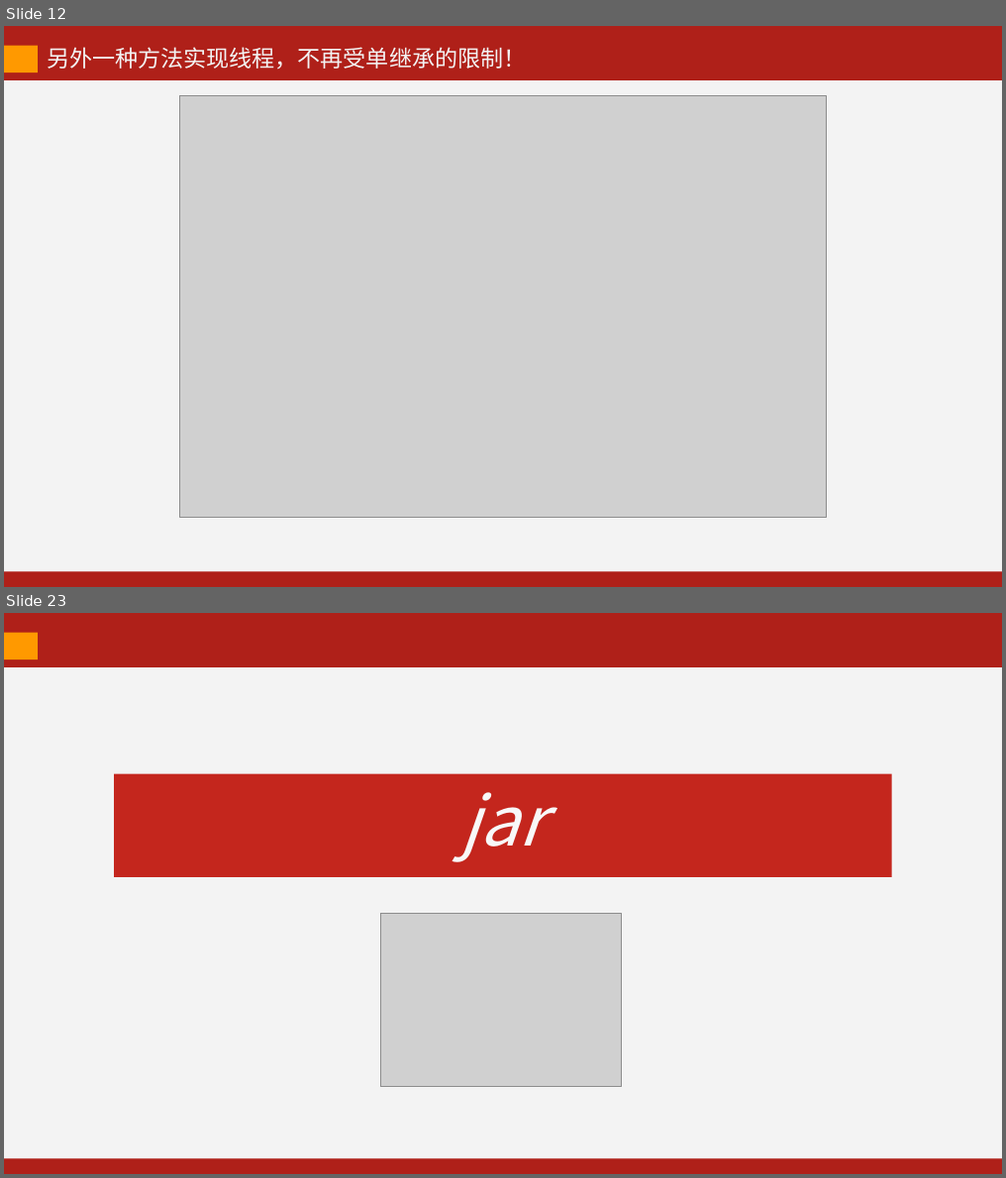
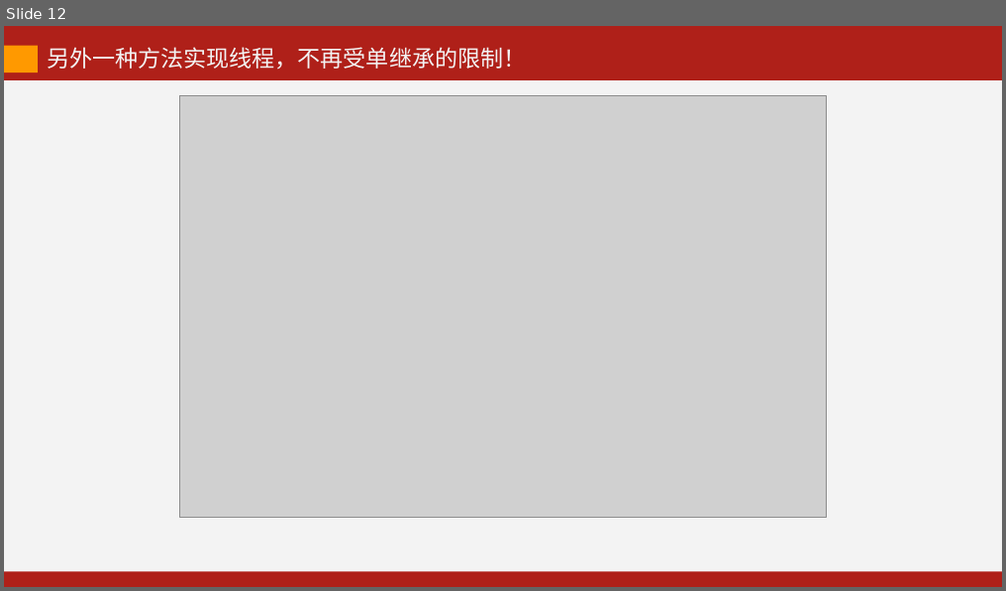
Before and after one commit to kevinjoyce/JavaCourseWare, a slide deck: PPT/每次课PPT/05 线程-1.pptx. Shown one above the other, each under a label of ours: slides 12 and 23 before the commit, slide 12 after it; the slides between them are not shown. The pictures are 1006x1178 and 1006x591 pixels, drawn with LibreOffice and Linux fonts; fonts in the diff are those of the drawing; grey boxes stand for pictures. Boxes give left, top, right and bottom in pixels: in the first picture for what was removed or moved away, otherwise in the second. Text is boxed around its words. In the diff, an @@ line names an element or a change of style, - is before the commit and + after.

```diff
--- a/PPT/每次课PPT/05 线程-1.pptx
+++ b/PPT/每次课PPT/05 线程-1.pptx
@@ slide 23 removed at (4, 613, 1002, 1174), background #AF2019 @@
@@ rectangle removed at (4, 633, 38, 660) @@
@@ rectangle removed at (4, 667, 1002, 1158) @@
@@ rectangle removed at (114, 773, 891, 877) @@
-jar
@@ picture removed at (380, 913, 621, 1086) @@
```
Also in this commit, not shown: 17 slides added, 13 other slides removed, 23 other files.
